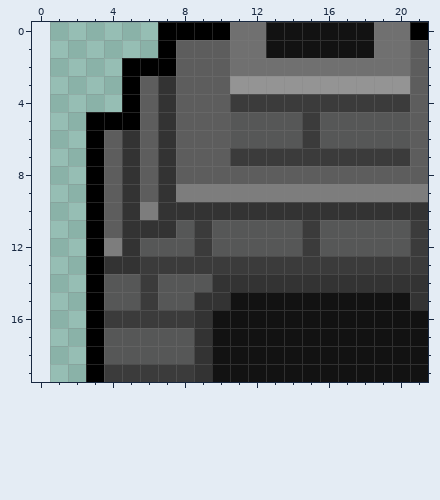
One commit to this pixel-art sprite: Sprites/UI/InventoryBar/HUD Forge.png. The picture above was drawn from the file before the commit.
The file is 21x20 pixels. Colours within 5 levels of each other are drawn and written as one. The old version is drawn lined up with the new one, on the new canvas.
Now the later version:
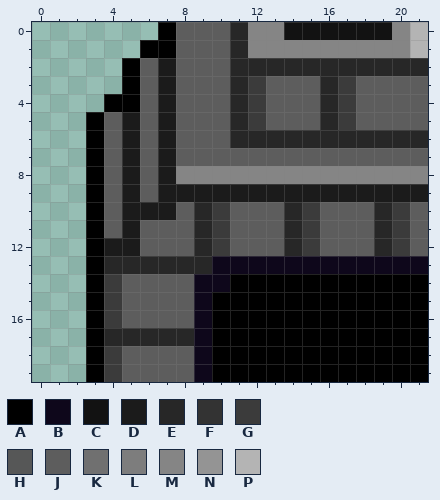
Palette (. is transparent): A #000000  B #0e071b  C #121212  D #1b1b1b  E #272727  F #333333  G #3b3b3b  H #565757  J #5d5d5d  K #707070  L #7d7d7d  M #858585  N #949494  P #b4b4b4
The edit:
canvas 21x20 -> 22x20, the old top-left corner now at 1,0
Changed rows in their new state; - is an unchanged pixel.
first column x 4:
 0 ----JJJEMM-----CMP
 1 --A----EMMMMMMMMMP
 2 --JD---EEEEEEEEEEE
 3 ---D---EGJJJEGJJJ-
 4 A--D---E-JJJE-JJJ-
 5 JD-D---EGJJJEGJJJ-
 6 -D-D---EEEEEEEEEEE
 7 -D-D---JJJJJJJJJJ-
 8 -D-DMMMMMMMMMMMMMM
 9 -D-DDDDDDDDDDDDDDD
10 -DDDJEGJJJEGJJJEGJ
11 -DJJJEGJJJE-JJJEGJ
12 DDJJJEGJJJE-JJJEGJ
13 EEEEEEBBBBBBBBBBBB
14 GJJJJBBAAAAAAAAAAA
15 GJJJJBAAAAAAAAAAAA
16 -JJJJBAAAAAAAAAAAA
17 EEEEEBAAAAAAAAAAAA
18 GJJJJBAAAAAAAAAAAA
19 -JJJJBAAAAAAAAAAAA
